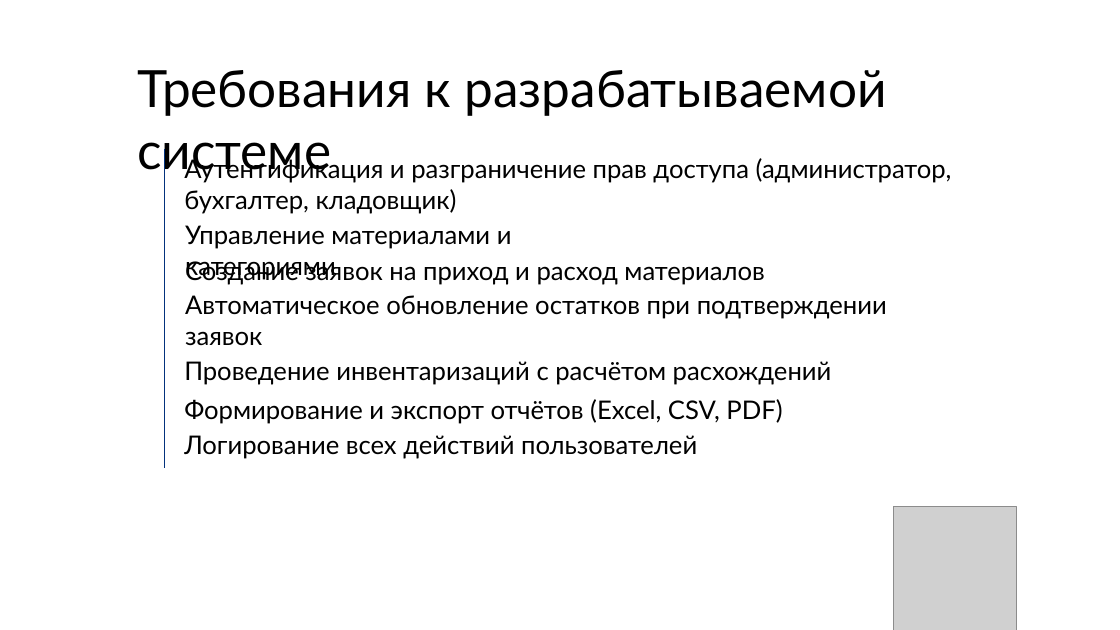
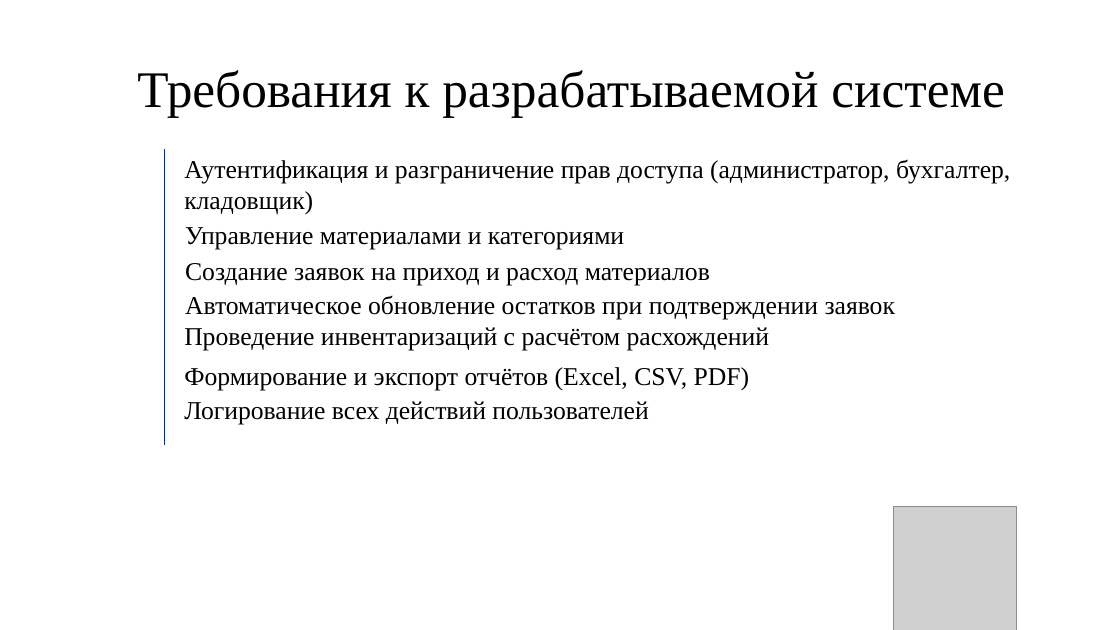
Before and after one commit to Danildanil228/diplomfiles, a slide deck: slide 4 of Презентация.pptx (slide 5 before the commit). Drawn at 1120x630 pixels with LibreOffice and Linux fonts; fonts in the diff are those of the drawing; grey boxes stand for pictures; background and template pictures are left out. Boxes give left, top, right and bottom in pixels: in the first picture for what was removed or moved away, otherwise in the second. Text is boxed around its words. In the diff, an @@ line names an element or a change of style, - is before the commit and + after.

```diff
--- a/Презентация.pptx
+++ b/Презентация.pptx
@@ line moved from (165, 149) - (165, 469) to (165, 149) - (165, 444) @@
@@ font Lato to Times New Roman in 8 elements at <box>137,70,1004,118</box>, <box>185,263,710,285</box>, <box>184,159,1010,215</box>, <box>185,227,624,249</box>, <box>185,296,895,320</box>, <box>184,367,750,390</box>, <box>184,327,769,351</box>, <box>184,401,648,425</box> @@
@@ 3 texts: place and size @@
-3 texts at <box>184,361,832,459</box>
+3 texts at <box>184,327,769,425</box>
```
Also in this commit, not shown: 12 other slides changed, 15 slides added, 12 slides removed.
